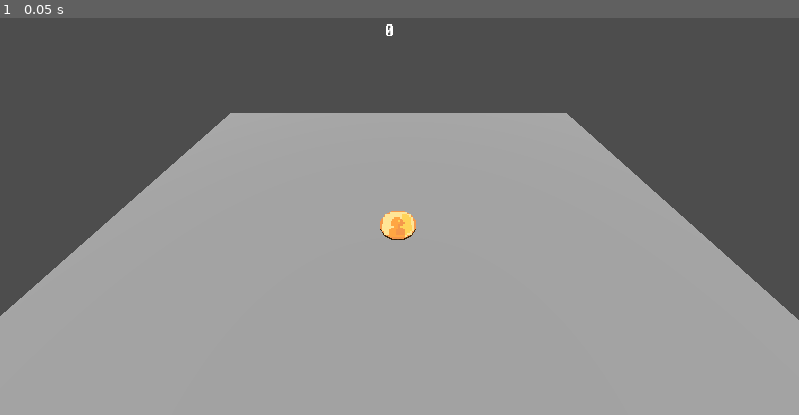
Above: before the commit, frame 1.
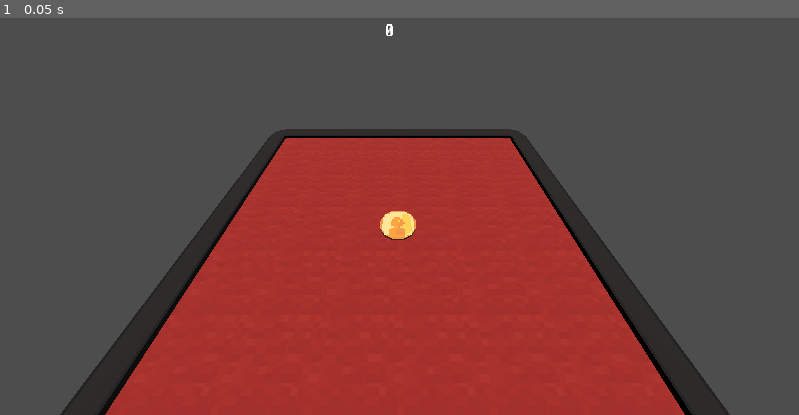
Above: after the commit, the same moment.

Repository: matupper/Idle-Gambler
Game: Godot game, scene res://Scenes/world.tscn
The game is run twice, just before and just after one commit, with the same random seed, the same clock (stepped at 60 frames per second) and the same inputs.
Inputs:
- Up to frame 1 (0.05 s): no input

The runs differ from the first frame. In frame 1, 61% of the frame differs, in the area x 0-100%, y 23-100%.

Commit message:
Added tables to main scene

Diff:
--- /dev/null
+++ b/Scenes/table.tscn
@@ -0,0 +1,20 @@
+[gd_scene load_steps=5 format=3 uid="uid://f78cwfmvs1fn"]
+
+[ext_resource type="Script" path="res://Scripts/Table.gd" id="1_pslnw"]
+[ext_resource type="PackedScene" uid="uid://rvh7nkwkgvd5" path="res://Assets/Table assets/Table1/Table1.gltf" id="2_nkh28"]
+[ext_resource type="PackedScene" uid="uid://dg1uccpn8jkxi" path="res://Assets/Table assets/Table2/Table2.gltf" id="3_up3ar"]
+[ext_resource type="PackedScene" uid="uid://vii06cxix5ec" path="res://Assets/Table assets/Table3/Table3.gltf" id="4_p6n55"]
+
+[node name="Table" type="Node3D"]
+script = ExtResource("1_pslnw")
+
+[node name="Table1" parent="." instance=ExtResource("2_nkh28")]
+transform = Transform3D(1, 0, 0, 0, 1, 0, 0, 0, 1, 0.142093, 0, 0.182473)
+
+[node name="Table2" parent="." instance=ExtResource("3_up3ar")]
+transform = Transform3D(1, 0, 0, 0, 1, 0, 0, 0, 1, -0.169194, 1.93402, -0.197707)
+visible = false
+
+[node name="Table3" parent="." instance=ExtResource("4_p6n55")]
+transform = Transform3D(1, 0, 0, 0, 1, 0, 0, 0, 1, -0.0279011, -1.31679, 0.0322306)
+visible = false
--- a/Scenes/world.tscn
+++ b/Scenes/world.tscn
@@ -1,26 +1,20 @@
-[gd_scene load_steps=8 format=3 uid="uid://bdsyiicjq00x"]
+[gd_scene load_steps=7 format=3 uid="uid://bdsyiicjq00x"]
 
 [ext_resource type="Script" path="res://Scripts/Player.gd" id="1_38fqi"]
+[ext_resource type="PackedScene" uid="uid://f78cwfmvs1fn" path="res://Scenes/table.tscn" id="1_rv2uo"]
 [ext_resource type="PackedScene" uid="uid://bwmf2dggsj3l5" path="res://Scenes/coin.tscn" id="1_vkyyl"]
 [ext_resource type="Script" path="res://Scripts/UI.gd" id="3_1rldk"]
 [ext_resource type="FontFile" uid="uid://bydbsoi1mfcgb" path="res://Assets/Fonts/depixel/DePixelHalbfett.ttf" id="4_hava2"]
 
 [sub_resource type="Environment" id="Environment_x744l"]
 
-[sub_resource type="StandardMaterial3D" id="StandardMaterial3D_grpjo"]
-albedo_color = Color(0.611765, 0.611765, 0.611765, 1)
-
-[sub_resource type="QuadMesh" id="QuadMesh_xqq88"]
-
 [node name="World" type="Node3D"]
 
 [node name="WorldEnvironment" type="WorldEnvironment" parent="."]
 environment = SubResource("Environment_x744l")
 
-[node name="Floor" type="MeshInstance3D" parent="."]
-transform = Transform3D(16.9058, 0, 0, 0, 6.32801e-07, 1, 0, 14.4768, -4.37114e-08, 0, 0, 0)
-material_override = SubResource("StandardMaterial3D_grpjo")
-mesh = SubResource("QuadMesh_xqq88")
+[node name="Table" parent="." instance=ExtResource("1_rv2uo")]
+transform = Transform3D(1, 0, 0, 0, 1, 0, 0, 0, 1, 0, -2.33149, 0)
 
 [node name="Camera3D" type="Camera3D" parent="."]
 transform = Transform3D(1, 0, 0, 0, 0.722702, 0.69116, 0, -0.69116, 0.722702, 0.045653, 5.414, 4.12485)
--- /dev/null
+++ b/Scripts/Table.gd
@@ -0,0 +1,34 @@
+extends Node3D
+
+# Table models
+@onready var table1 = $Table1
+@onready var table2 = $Table2
+@onready var table3 = $Table3
+
+# Define states for table level
+enum Level {
+	ONE,
+	TWO,
+	THREE
+}
+
+var current_level = Level.THREE
+
+# Called every frame. 'delta' is the elapsed time since the previous frame.
+func _process(delta):
+	# Update table model
+	match current_level:
+		Level.ONE:
+			table1.visible = true
+			table2.visible = false
+			table3.visible = false
+		Level.TWO:
+			table1.visible = false
+			table2.visible = true
+			table3.visible = false
+		Level.THREE:
+			table1.visible = false
+			table2.visible = false
+			table3.visible = true
+
+	pass
Binary file added: Assets/Table assets/Table1/Cardboard Texture.png
Not shown, added: Assets/Table assets/Table1/Cardboard Texture.png.import
Not shown, added: Assets/Table assets/Table1/Table 1.obj
Not shown, added: Assets/Table assets/Table1/Table 1.obj.import
Not shown, added: Assets/Table assets/Table1/Table1.gltf
Not shown, added: Assets/Table assets/Table1/Table1.gltf.import
Binary file added: Assets/Table assets/Table1/Table1_0.png
Not shown, added: Assets/Table assets/Table1/Table1_0.png.import
Not shown, added: Assets/Table assets/Table1/materials.mtl
Binary file added: Assets/Table assets/Table2/Coffee Table Texture.png
Not shown, added: Assets/Table assets/Table2/Coffee Table Texture.png.import
Not shown, added: Assets/Table assets/Table2/Table2.gltf
(and 15 more such lines)
